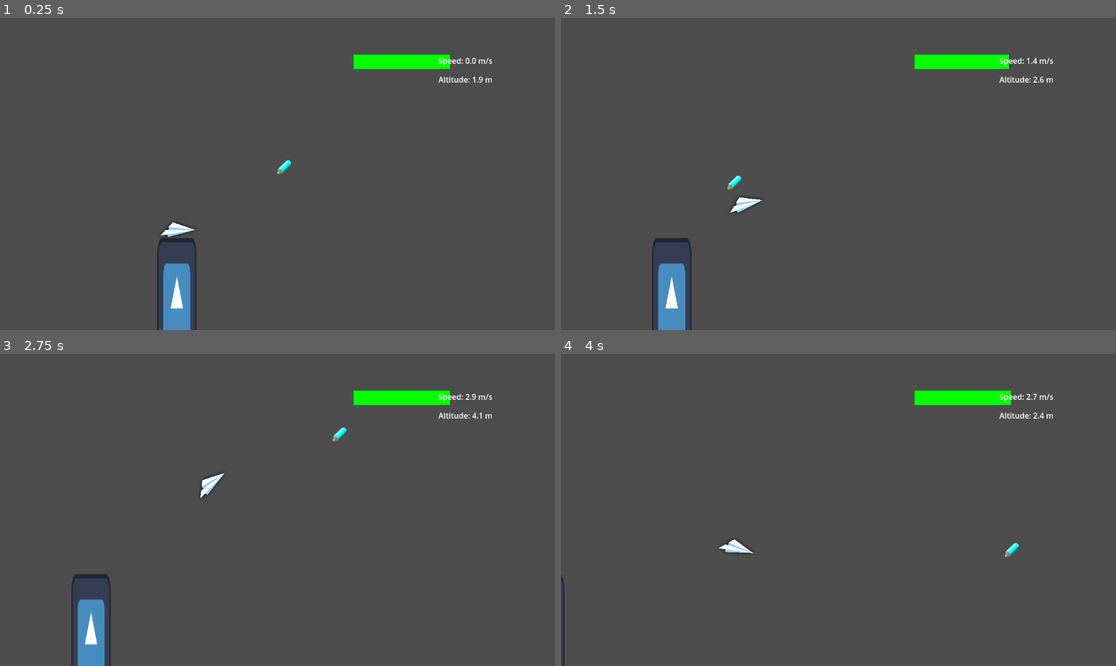
Above: before the commit, frames 1-4 (two rows, left to right).
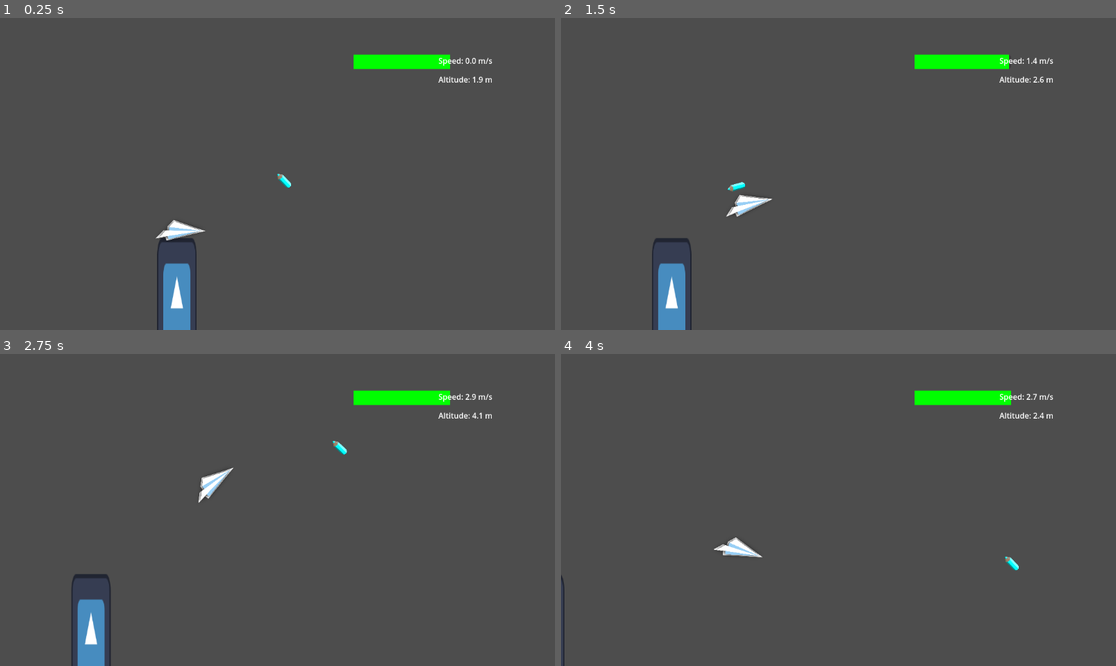
Above: after the commit, the same moments.

Repository: STUDIO-SINOKAYO/planegame
Game: Godot game, scene res://Scenes/level.tscn
Two runs of this game, one before a commit and one after it. Both use one fixed random seed, a clock stepped at 60 frames per second and the inputs below. The engine's default icon, where the game draws it, is replaced by a stand-in: a white triangle on a blue panel in a dark square.
Inputs (mouse positions are in pixels of both pictures, inside the frame that each line leads up to):
- Up to frame 1 (0.25 s): no input
- Up to frame 2 (1.5 s): tap Enter (ui_accept) at 0.5, 0.77 s; move the mouse to (960, 158) at 0.52 s; right-click (960, 158) at 0.6 s; click (960, 158) at 0.67 s; move the mouse to (727, 189) at 1.27 s; right-click (727, 189) at 1.35 s; click (727, 189) at 1.42 s
- Up to frame 3 (2.75 s): tap Enter (ui_accept) at 1.52 s; move the mouse to (333, 441) at 2.02 s; right-click (333, 441) at 2.1 s; click (333, 441) at 2.17 s
- Up to frame 4 (4 s): move the mouse to (810, 572) at 2.77 s; right-click (810, 572) at 2.85 s; click (810, 572) at 2.92 s; tap Enter (ui_accept) at 3.02, 3.77 s; move the mouse to (1005, 556) at 3.52 s; right-click (1005, 556) at 3.6 s; click (1005, 556) at 3.67 s

The runs differ from the first frame. In frame 1, 0.3% of the frame differs, in the area x 28-53%, y 45-72%; in frame 2, 0.3%; in frame 3, 0.3%, in the area x 35-63%, y 23-48%; in frame 4, 0.3%.

Commit message:
prepared highlight sprite

Diff:
--- /dev/null
+++ b/Assets/WhiteHighlight.gdshader
@@ -0,0 +1,14 @@
+shader_type canvas_item;
+
+void vertex() {
+	// Called for every vertex the material is visible on.
+}
+
+void fragment() {
+	// Called for every pixel the material is visible on.
+}
+
+//void light() {
+//	// Called for every pixel for every light affecting the CanvasItem.
+//	// Uncomment to replace the default light processing function with this one.
+//}
--- /dev/null
+++ b/Scenes/highlight.gdshader
@@ -0,0 +1,22 @@
+shader_type canvas_item;
+
+uniform vec4 line_color : source_color = vec4(1.0);
+uniform float line_thickness : hint_range(0, 10) = 1.0;
+
+const vec2 OFFSETS[8] = {
+	vec2(-1, -1), vec2(-1, 0), vec2(-1, 1), vec2(0, -1), vec2(0, 1),
+	vec2(1, -1), vec2(1, 0), vec2(1, 1)
+};
+
+void fragment() {
+	vec2 size = TEXTURE_PIXEL_SIZE * line_thickness;
+	float outline = 0.0;
+
+	for (int i = 0; i < OFFSETS.length(); i++) {
+		outline += texture(TEXTURE, UV + size * OFFSETS[i]).a;
+	}
+	outline = min(outline, 1.0);
+
+	vec4 color = texture(TEXTURE, UV);
+	COLOR = mix(color, line_color, outline - color.a);
+}
--- a/Scenes/level.tscn
+++ b/Scenes/level.tscn
@@ -6,6 +6,7 @@
 [ext_resource type="Texture2D" uid="uid://cfof2t4pe4mmt" path="res://Assets/Sprites/PLANE.png" id="4_8c0lf"]
 [ext_resource type="Script" uid="uid://cgrkp52cjio52" path="res://Scripts/cursor_detection.gd" id="5_jmchl"]
 [ext_resource type="Texture2D" uid="uid://doxgbjthq1fb8" path="res://Assets/Sprites/cloud1.png" id="5_luodc"]
+[ext_resource type="Texture2D" uid="uid://b8sisa5va837" path="res://Assets/Sprites/WHITEPLANE.png" id="5_s14gf"]
 [ext_resource type="Texture2D" uid="uid://c2ma8uiowqrt3" path="res://Assets/Sprites/cloud2.png" id="6_1cgv8"]
 [ext_resource type="Texture2D" uid="uid://bcqnc3csg7q4e" path="res://Assets/Sprites/land2.png" id="7_ais7f"]
 [ext_resource type="Texture2D" uid="uid://b1mar0ene2plg" path="res://Assets/Sprites/land4.png" id="8_re0q2"]
@@ -645,18 +646,25 @@
 
 [node name="Sprite2D" type="Sprite2D" parent="Plane"]
 z_index = 1
-position = Vector2(-5, -5)
+position = Vector2(0.58, -4.815)
 rotation = -0.232129
-scale = Vector2(0.1, 0.0648427)
+scale = Vector2(0.12, 0.078)
 texture = ExtResource("4_8c0lf")
 region_enabled = true
 region_rect = Rect2(0, 0, 1170, 980)
 
+[node name="Sprite2D2" type="Sprite2D" parent="Plane"]
+position = Vector2(4.099, -0.573)
+rotation = -0.218166
+scale = Vector2(0.445, 0.284)
+texture = ExtResource("5_s14gf")
+
 [node name="CollisionShape2D" type="CollisionShape2D" parent="Plane"]
 position = Vector2(0, 1)
 shape = SubResource("CircleShape2D_754fn")
 
 [node name="Cursor detection" type="Area2D" parent="Plane"]
+position = Vector2(0.17, 0)
 script = ExtResource("5_jmchl")
 
 [node name="CollisionShape2D" type="CollisionShape2D" parent="Plane/Cursor detection"]
--- a/Scripts/Cursor.gd
+++ b/Scripts/Cursor.gd
@@ -1,13 +1,29 @@
 extends Node2D
 
+# Target rotation for the cursor sprite
+var target_rotation: float = 0.0
+# Rotation speed for lerping
+var rotation_speed: float = 5.0
 
 # Called when the node enters the scene tree for the first time.
 func _ready() -> void:
 	# Hide the default cursor when the mouse is over the window
 	Input.set_mouse_mode(Input.MOUSE_MODE_HIDDEN)
+	# Set initial rotation to 90 degrees (default state)
+	rotation = deg_to_rad(90)
+	target_rotation = deg_to_rad(90)
 
 
 # Called every frame. 'delta' is the elapsed time since the previous frame.
-func _process(_delta: float) -> void:
+func _process(delta: float) -> void:
 	# Make the node follow the mouse cursor position
 	global_position = get_global_mouse_position()
+
+	# Set target rotation based on MouseEnteredRadius
+	if Global.MouseEnteredRadius or Global.IsDrawing:
+		target_rotation = 0.0  # Normal rotation when in radius
+	else:
+		target_rotation = deg_to_rad(90)  # 90 degrees clockwise (default)
+
+	# Lerp the rotation towards the target
+	rotation = lerp_angle(rotation, target_rotation, rotation_speed * delta)
--- a/Scripts/Global.gd
+++ b/Scripts/Global.gd
@@ -1,3 +1,4 @@
 extends Node
 
 var MouseEnteredRadius: bool = false
+var IsDrawing: bool = false
--- /dev/null
+++ b/Scripts/Highlight.gd
@@ -0,0 +1,11 @@
+extends Sprite2D
+
+
+# Called when the node enters the scene tree for the first time.
+func _ready() -> void:
+	pass # Replace with function body.
+
+
+# Called every frame. 'delta' is the elapsed time since the previous frame.
+func _process(delta: float) -> void:
+	pass
--- a/Scripts/Level.gd
+++ b/Scripts/Level.gd
@@ -137,10 +137,11 @@
 # === DRAWING FUNCTIONS ===
 
 func start_drawing(screen_pos: Vector2, _world_pos: Vector2):
-	if current_stamina <= 0:
+	if current_stamina <= 0 or not Global.MouseEnteredRadius:
 		return
 
 	is_drawing = true
+	Global.IsDrawing = true
 	current_drawing.clear()
 	current_screen.clear()
 
@@ -174,6 +175,7 @@
 func finish_drawing():
 	loop_centers = []
 	is_drawing = false
+	Global.IsDrawing = false
 
 	if drawn_path_line and drawn_path_line.get_parent() == ui:
 		_move_line_to_world_space()
--- a/Scripts/cursor_detection.gd
+++ b/Scripts/cursor_detection.gd
@@ -3,9 +3,23 @@
 
 # Called when the node enters the scene tree for the first time.
 func _ready() -> void:
-	pass # Replace with function body.
+	# Connect the area signals to our functions
+	mouse_entered.connect(_on_mouse_entered)
+	mouse_exited.connect(_on_mouse_exited)
 
 
 # Called every frame. 'delta' is the elapsed time since the previous frame.
-func _process(delta: float) -> void:
+func _process(_delta: float) -> void:
 	pass
+
+
+# Called when mouse enters the area
+func _on_mouse_entered() -> void:
+	Global.MouseEnteredRadius = true
+	print("DEBUG: Mouse entered radius - MouseEnteredRadius set to true")
+
+
+# Called when mouse exits the area
+func _on_mouse_exited() -> void:
+	Global.MouseEnteredRadius = false
+	print("DEBUG: Mouse exited radius - MouseEnteredRadius set to false")
Binary file added: Assets/Sprites/WHITEPLANE.png
Not shown, added: Assets/Sprites/WHITEPLANE.png.import
Not shown, added: Assets/WhiteHighlight.gdshader.uid
Not shown, added: Scenes/highlight.gdshader.uid
Not shown: 1 places in Scenes/level.tscn that only renumber resources
Not shown, added: Scripts/Highlight.gd.uid
